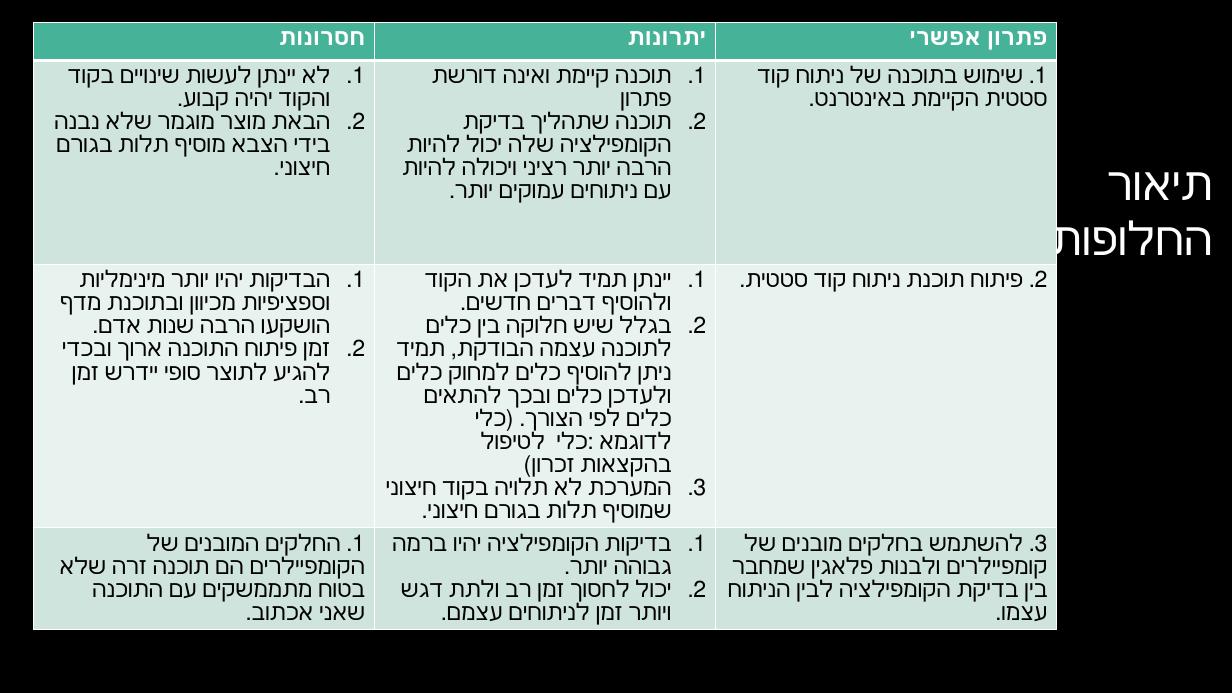
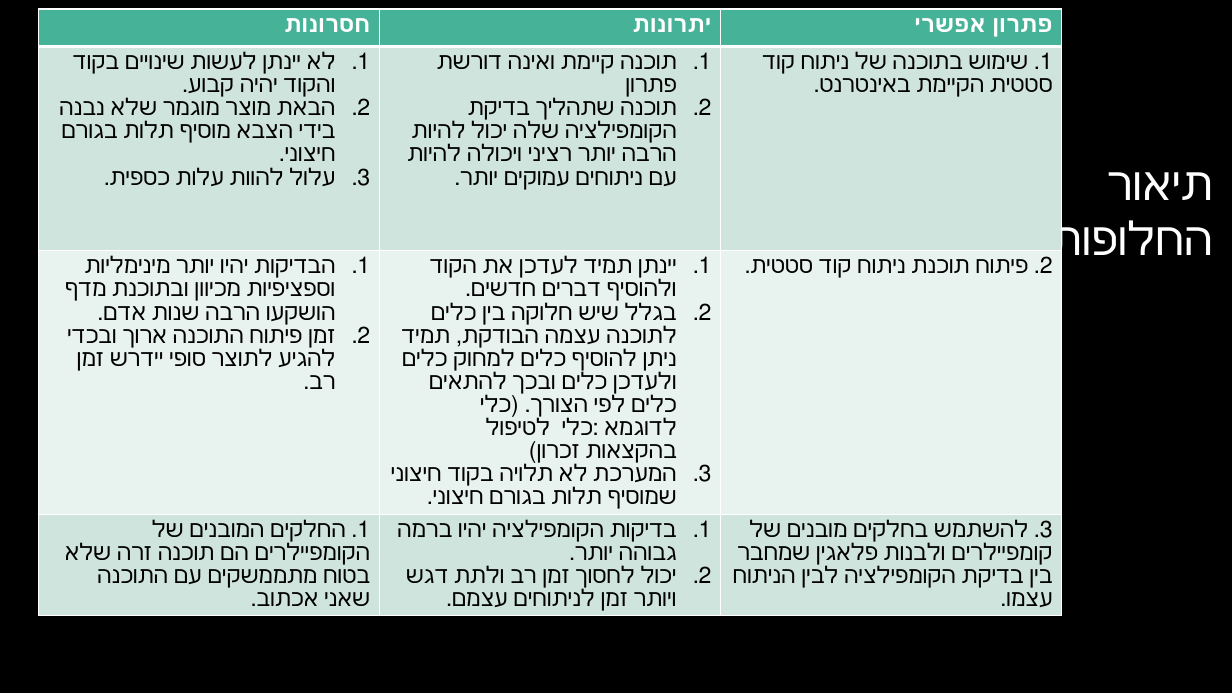
Before and after one commit to shenhavmor10/ShenhavProjNew, a slide deck: slide 8 of shenhavArmyNew/Word/פרויקט גמר.pptx. Drawn at 1232x693 pixels with LibreOffice and Linux fonts; fonts in the diff are those of the drawing; background and template pictures are left out. Boxes give left, top, right and bottom in pixels: in the first picture for what was removed or moved away, otherwise in the second. Text is boxed around its words. In the diff, an @@ line names an element or a change of style, - is before the commit and + after.

```diff
--- a/shenhavArmyNew/Word/פרויקט גמר.pptx
+++ b/shenhavArmyNew/Word/פרויקט גמר.pptx
@@ table at (x1=38, y1=9, x2=1061, y2=685) @@
-row 2, column 1: לא יינתן לעשות שינויים בקוד והקוד יהיה קבוע. / הבאת מוצר מוגמר שלא נבנה בידי הצבא מוסיף תלות בגורם חיצוני.
+row 2, column 1: לא יינתן לעשות שינויים בקוד והקוד יהיה קבוע. / הבאת מוצר מוגמר שלא נבנה בידי הצבא מוסיף תלות בגורם חיצוני. / עלול להוות עלות כספית.
@@ table resized from (x1=33, y1=23, x2=1056, y2=693) to (x1=38, y1=9, x2=1061, y2=685) @@
```
Also in this commit, not shown: 4 other slides changed, 3 other files.
